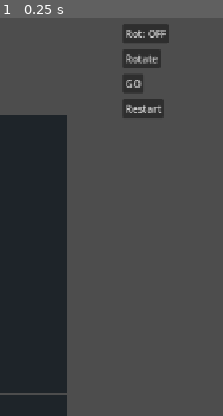
Above: before the commit, frame 1.
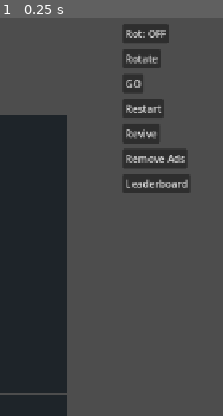
Above: after the commit, the same moment.

Repository: tokko/pipe-mania
Game: Godot game, scene res://scenes/main.tscn
Same seed, same stepped clock (60 frames per second), same inputs: the game is played once before the commit and once after it.
Inputs:
- Up to frame 1 (0.25 s): no input
The pictures show only the part of the screen within x 50-100%, y 0-50%; the shares and areas given below are measured in that part.

The runs differ from the first frame. In frame 1, 3.0% of the frame differs, in the area x 55-85%, y 26-44%.

Commit message:
feat(E7b): stubbed Ad/IAP/Leaderboard services + UI hooks (inert)
- scripts/services.gd (Services autoload): AdServiceStub/IapServiceStub/LeaderboardServiceStub
  no-op stubs (record last_call: String only, no AdMob/IAP/HTTP/account path) = default impl.
- hud: Revive / Remove Ads / Leaderboard buttons + signals; main routes them to Services
  (show_rewarded/purchase_remove_ads/submit_score). 3 GUT tests (record + fresh-empty control).
- Integration: HOOK_REVIVE=rewarded:revive / HOOK_REMOVEADS=remove_ads / HOOK_LB=submit:9; game
  runs on stubs; #3 'no live path' structural (only stub code; network terms only in the comment).
  gate 102. Live AdMob/IAP/leaderboard wiring = deferred manual milestone (accounts).

Diff:
--- a/project.godot
+++ b/project.godot
@@ -16,6 +16,7 @@
 Config="*res://scripts/config.gd"
 Settings="*res://scripts/settings.gd"
 Audio="*res://scripts/audio_cues.gd"
+Services="*res://scripts/services.gd"
 
 [display]
 
--- a/scripts/main.gd
+++ b/scripts/main.gd
@@ -78,6 +78,9 @@
 	_hud.rotate_pressed.connect(cycle_rotation)
 	_hud.go_pressed.connect(_start_flow)
 	_hud.restart_pressed.connect(_restart)
+	_hud.revive_pressed.connect(_on_revive)
+	_hud.remove_ads_pressed.connect(_on_remove_ads)
+	_hud.leaderboard_pressed.connect(_on_leaderboard)
 	var c = Difficulty.config(_run.board_index)  # _mount_board is only ever called after _run is set
 	_build_remaining = float(c.build_seconds)
 	_hud.set_countdown(c.build_seconds)
@@ -157,6 +160,19 @@
 	return "RUN OVER  score=%d  best=%d" % [_run.run_score, _run.high_score]
 
 
+# Monetization/leaderboard UI hooks -> Services (no-op stubs by default; live wiring is post-run).
+func _on_revive() -> void:
+	Services.ad.show_rewarded("revive")
+
+
+func _on_remove_ads() -> void:
+	Services.iap.purchase_remove_ads()
+
+
+func _on_leaderboard() -> void:
+	Services.leaderboard.submit_score(_run.run_score if _run != null else 0)
+
+
 func _outcome_text(outcome: int, score: int) -> String:
 	match outcome:
 		GameState.Outcome.CLEARED:
@@ -438,6 +454,16 @@
 	_on_outcome(GameState.Outcome.BOMB, 0)
 	print("CUE_BOMB=", Audio.last_id)
 
+	# --- E7b: monetization/leaderboard UI hooks -> Services stubs (inert) ---
+	_on_revive()
+	print("HOOK_REVIVE=", Services.ad.last_call)
+	_on_remove_ads()
+	print("HOOK_REMOVEADS=", Services.iap.last_call)
+	_run = Run.new(1)
+	_run.on_clear(9)  # run_score = 9
+	_on_leaderboard()
+	print("HOOK_LB=", Services.leaderboard.last_call)
+
 
 # Helpers for the S3.2 scripted flow checks.
 func _flow_line(w: int):  # horizontal connected inlet->outlet line
--- /dev/null
+++ b/scripts/services.gd
@@ -0,0 +1,31 @@
+extends Node
+## Services autoload: monetization + leaderboard behind named interfaces, with no-op STUBS as the
+## default impl (design). Each stub method ONLY records last_call and returns — no AdMob/IAP SDK,
+## no HTTPRequest, no account/network path is constructed (acceptance #3, structural). Live wiring
+## is the deferred manual milestone (needs human accounts).
+
+class AdServiceStub:
+	var last_call: String = ""
+	func show_rewarded(kind: String) -> void:
+		last_call = "rewarded:" + kind
+	func show_interstitial() -> void:
+		last_call = "interstitial"
+
+
+class IapServiceStub:
+	var last_call: String = ""
+	func purchase_remove_ads() -> void:
+		last_call = "remove_ads"
+	func purchase_cosmetic(id: String) -> void:
+		last_call = "cosmetic:" + id
+
+
+class LeaderboardServiceStub:
+	var last_call: String = ""
+	func submit_score(score: int) -> void:
+		last_call = "submit:" + str(score)
+
+
+var ad := AdServiceStub.new()
+var iap := IapServiceStub.new()
+var leaderboard := LeaderboardServiceStub.new()
--- a/scripts/view/hud.gd
+++ b/scripts/view/hud.gd
@@ -5,6 +5,9 @@
 signal rotate_pressed
 signal go_pressed
 signal restart_pressed
+signal revive_pressed
+signal remove_ads_pressed
+signal leaderboard_pressed
 
 const _PIECE_NAME := {0: "-", 1: "I", 2: "L", 3: "+"}  # NONE/STRAIGHT/BEND/CROSS glyphs
 
@@ -48,6 +51,17 @@
 	restart_btn.position = Vector2(560, 136)
 	restart_btn.pressed.connect(func() -> void: restart_pressed.emit())
 	add_child(restart_btn)
+	_mk_service_btn("Revive", Vector2(560, 176), func() -> void: revive_pressed.emit())
+	_mk_service_btn("Remove Ads", Vector2(560, 216), func() -> void: remove_ads_pressed.emit())
+	_mk_service_btn("Leaderboard", Vector2(560, 256), func() -> void: leaderboard_pressed.emit())
+
+
+func _mk_service_btn(text: String, pos: Vector2, cb: Callable) -> void:
+	var b := Button.new()
+	b.text = text
+	b.position = pos
+	b.pressed.connect(cb)
+	add_child(b)
 
 
 func _on_settings() -> void:
--- /dev/null
+++ b/test/unit/test_services.gd
@@ -0,0 +1,28 @@
+extends "res://addons/gut/test.gd"
+## E7b — Ad/IAP/Leaderboard no-op stubs record their call and construct no live path.
+
+const Services = preload("res://scripts/services.gd")
+
+
+func test_ad_stub_records_calls() -> void:
+	var ad = Services.AdServiceStub.new()
+	assert_eq(ad.last_call, "", "fresh stub records nothing (control)")
+	ad.show_rewarded("revive")
+	assert_eq(ad.last_call, "rewarded:revive")
+	ad.show_interstitial()
+	assert_eq(ad.last_call, "interstitial")
+
+
+func test_iap_stub_records_calls() -> void:
+	var iap = Services.IapServiceStub.new()
+	iap.purchase_remove_ads()
+	assert_eq(iap.last_call, "remove_ads")
+	iap.purchase_cosmetic("hat")
+	assert_eq(iap.last_call, "cosmetic:hat")
+
+
+func test_leaderboard_stub_records_call() -> void:
+	var lb = Services.LeaderboardServiceStub.new()
+	assert_eq(lb.last_call, "", "fresh stub records nothing (control)")
+	lb.submit_score(7)
+	assert_eq(lb.last_call, "submit:7")
